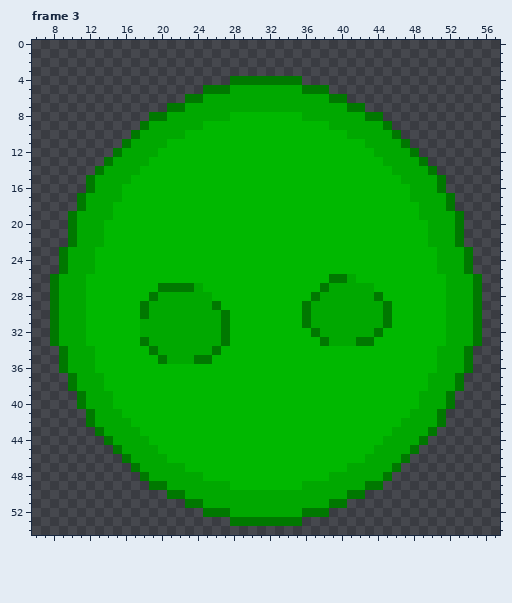
A pixel-art file gets an edit: textureCreationFiles/aseprite/slime_big.aseprite. That is the earlier state.
64x64 pixels, 3 frames. Shown: frame 3: x 6..57, y 0..54. The commit also changed other frames, which this record leaves out.
New version:
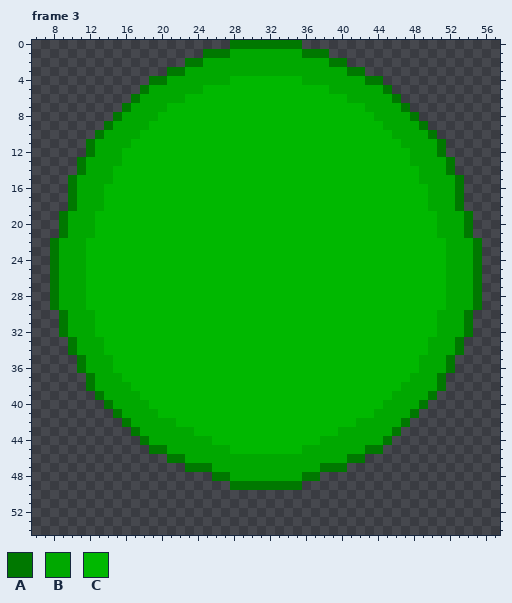
Palette (. is transparent): A #007800  B #00a800  C #00b800
Diff:
layer "front/front2" now hidden
layer "back" now shown
Frame 3:
y 0: x 28..35 ........ -> AAAAAAAA
y 1: x 25..38 .............. -> AAABBBBBBBBAAA
y 2: x 23..40 .................. -> AABBBBBBBBBBBBBBAA
y 3: x 21..42 ...................... -> AABBBBBBBBBBBBBBBBBBAA
y 4: x 19..44 .........AAAAAAAA......... -> AABBBBBBBCCCCCCCCBBBBBBBAA
y 5: x 18..45 .......AAABBBBBBBBAAA....... -> ABBBBBBCCCCCCCCCCCCCCBBBBBBA
y 6: x 17..46 ......AABBBBBBBBBBBBBBAA...... -> ABBBBBCCCCCCCCCCCCCCCCCCBBBBBA
y 7: x 16..47 .....AABBBBBBBBBBBBBBBBBBAA..... -> ABBBBCCCCCCCCCCCCCCCCCCCCCCBBBBA
y 8: x 15..27 ....AABBBBBBB -> ABBBBCCCCCCCC; x 36..48 BBBBBBBAA.... -> CCCCCCCCBBBBA
y 9: x 14..24 ....ABBBBBB -> ABBBBCCCCCC; x 39..49 BBBBBBA.... -> CCCCCCBBBBA
y 10: x 13..22 ....ABBBBB -> ABBBBCCCCC; x 41..50 BBBBBA.... -> CCCCCBBBBA
y 11: x 12..20 ....ABBBB -> ABBBBCCCC; x 43..51 BBBBA.... -> CCCCBBBBA
y 12: x 12..19 ...ABBBB -> ABBBCCCC; x 44..51 BBBBA... -> CCCCBBBA
y 13: x 11..14 ...A -> ABBB; x 16..18 BBB -> CCC; x 45..47 BBB -> CCC; x 49..52 A... -> BBBA
y 14: x 11..13 ..A -> ABB; x 15..17 BBB -> CCC; x 46..48 BBB -> CCC; x 50..52 A.. -> BBA
y 15: x 10..12 ..A -> ABB; x 15..16 BB -> CC; x 47..48 BB -> CC; x 51..53 A.. -> BBA
y 16: x 10..12 ..A -> ABB; x 14..15 BB -> CC; x 48..49 BB -> CC; x 51..53 A.. -> BBA
y 17: x 10..11 .A -> AB; x 14..15 BB -> CC; x 48..49 BB -> CC; x 52..53 A. -> BA
y 18: x 10..11 .A -> AB; x 14 B -> C; x 49 B -> C; x 52..53 A. -> BA
y 19: x 9..10 .A -> AB; x 13..14 BB -> CC; x 49..50 BB -> CC; x 53..54 A. -> BA
y 20..21: x 9..10 .A -> AB; x 13 B -> C; x 50 B -> C; x 53..54 A. -> BA
y 22: x 8..10 ..A -> ABB; x 12..13 BB -> CC; x 50..51 BB -> CC; x 53..55 A.. -> BBA
y 23..25: x 8..9 .A -> AB; x 12 B -> C; x 51 B -> C; x 54..55 A. -> BA
y 26: x 39..41 AAB -> CCC
y 27: x 20..24 AAAAB -> CCCCC; x 38..43 ABBBBB -> CCCCCC
y 28: x 19..25 ABBBBBB -> CCCCCCC; x 37..44 ABBBBBBA -> CCCCCCCC
y 29: x 18..26 ABBBBBBBA -> CCCCCCCCC; x 36..45 ABBBBBBBBA -> CCCCCCCCCC
y 30: x 8..9 AB -> .A; x 12 C -> B; x 18..27 ABBBBBBBBA -> CCCCCCCCCC; x 36..45 ABBBBBBBBA -> CCCCCCCCCC; x 51 C -> B; x 54..55 BA -> A.
y 31: x 8..9 AB -> .A; x 12 C -> B; x 18..27 BBBBBBBBBA -> CCCCCCCCCC; x 36..45 ABBBBBBBBA -> CCCCCCCCCC; x 51 C -> B; x 54..55 BA -> A.
y 32: x 8..9 AB -> .A; x 12 C -> B; x 18..27 BBBBBBBBBA -> CCCCCCCCCC; x 37..44 ABBBBBBA -> CCCCCCCC; x 51 C -> B; x 54..55 BA -> A.
y 33: x 8..10 ABB -> ..A; x 12..13 CC -> BB; x 18..27 ABBBBBBBBA -> CCCCCCCCCC; x 38..43 ABBBAA -> CCCCCC; x 50..51 CC -> BB; x 53..55 BBA -> A..
y 34: x 9..10 AB -> .A; x 13 C -> B; x 19..26 ABBBBBBA -> CCCCCCCC; x 50 C -> B; x 53..54 BA -> A.
y 35: x 9..11 ABB -> ..A; x 13..14 CC -> BB; x 20..25 ABBBAA -> CCCCCC; x 49..50 CC -> BB; x 52..54 BBA -> A..
y 36: x 9..11 ABB -> ..A; x 13..14 CC -> BB; x 49..50 CC -> BB; x 52..54 BBA -> A..
y 37: x 10..12 ABB -> ..A; x 14..15 CC -> BB; x 48..49 CC -> BB; x 51..53 BBA -> A..
y 38: x 10..12 ABB -> ..A; x 14..16 CCC -> BBB; x 47..49 CCC -> BBB; x 51..53 BBA -> A..
y 39: x 11..13 ABB -> ..A; x 15..17 CCC -> BBB; x 46..48 CCC -> BBB; x 50..52 BBA -> A..
y 40: x 11..18 ABBBCCCC -> ...ABBBB; x 45..52 CCCCBBBA -> BBBBA...
y 41: x 12..19 ABBBCCCC -> ...ABBBB; x 44..51 CCCCBBBA -> BBBBA...
y 42: x 12..21 ABBBBCCCCC -> ....ABBBBB; x 42..51 CCCCCBBBBA -> BBBBBA....
y 43: x 13..23 ABBBBCCCCCC -> ....ABBBBBB; x 40..50 CCCCCCBBBBA -> BBBBBBA....
y 44: x 14..25 ABBBBCCCCCCC -> ....ABBBBBBB; x 38..49 CCCCCCCBBBBA -> BBBBBBBA....
y 45: x 15..27 ABBBBCCCCCCCC -> ....AABBBBBBB; x 36..48 CCCCCCCCBBBBA -> BBBBBBBAA....
y 46: x 16..47 ABBBBCCCCCCCCCCCCCCCCCCCCCCBBBBA -> .....AABBBBBBBBBBBBBBBBBBAA.....
y 47: x 17..46 ABBBBBCCCCCCCCCCCCCCCCCCBBBBBA -> ......AAABBBBBBBBBBBBAAA......
y 48: x 18..45 ABBBBBBCCCCCCCCCCCCCCBBBBBBA -> ........AABBBBBBBBAA........
y 49: x 19..44 AABBBBBBBCCCCCCCCBBBBBBBAA -> .........AAAAAAAA.........
y 50: x 21..42 AABBBBBBBBBBBBBBBBBBAA -> ......................
y 51: x 23..40 AABBBBBBBBBBBBBBAA -> ..................
y 52: x 25..38 AAABBBBBBBBAAA -> ..............
y 53: x 28..35 AAAAAAAA -> ........
Boxes around the changes in both pictures, in picture pixels (x1, y1, x2, y2):
changed: (50, 40, 482, 274)
changed: (50, 274, 482, 526)
